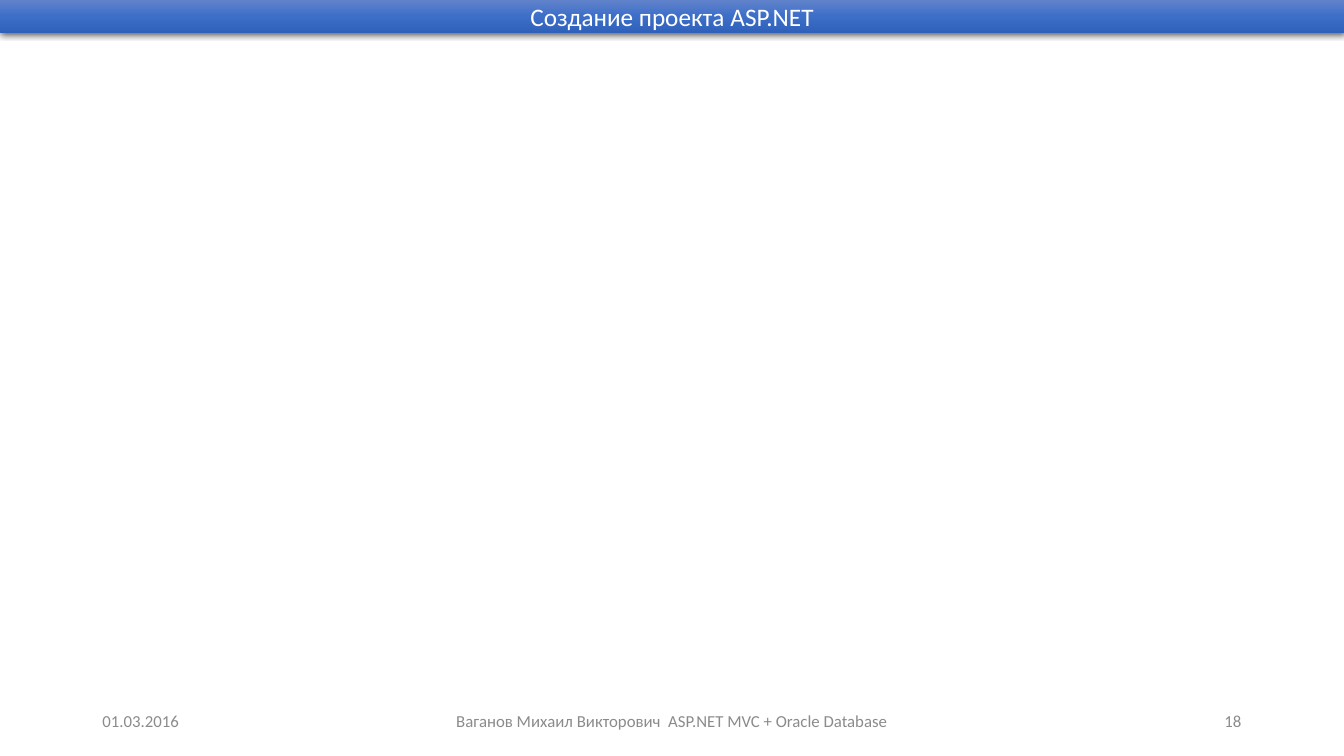
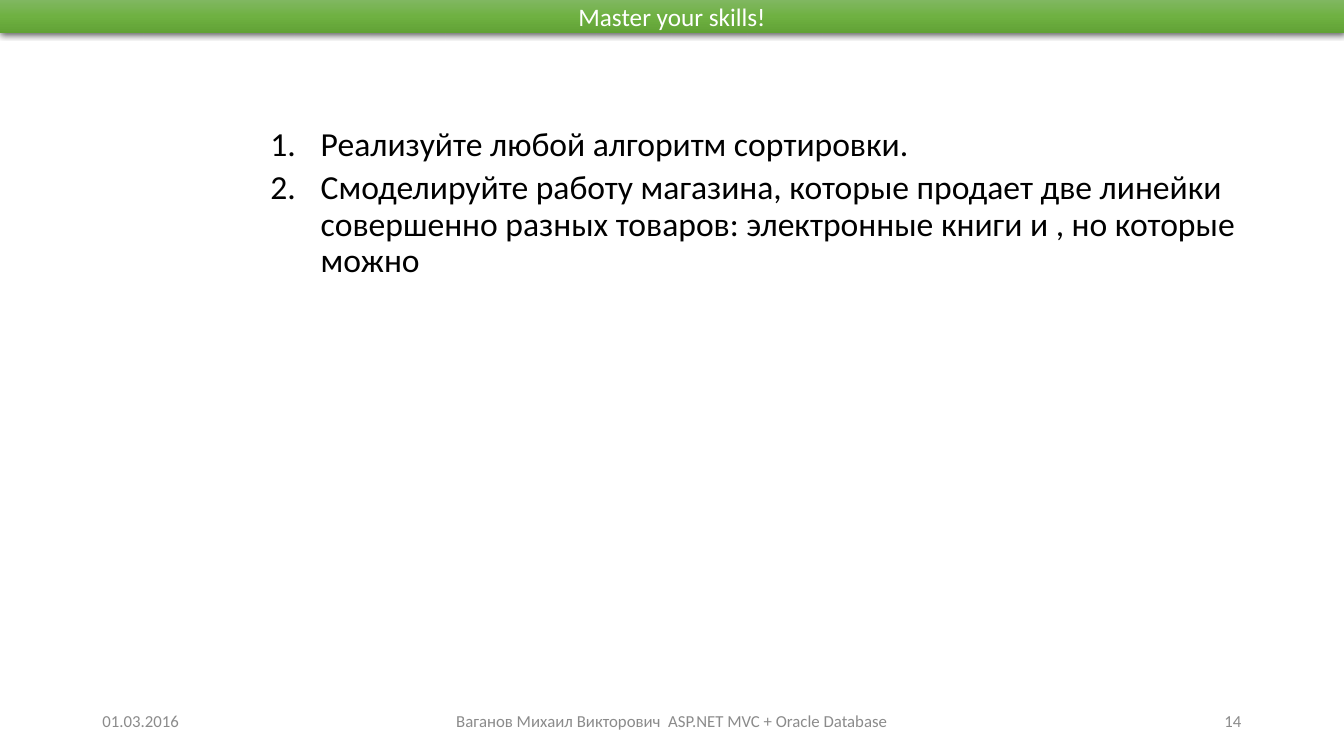
Before and after one commit to Mikhail-Vaganov/psu-applicants, a slide deck: slide 14 of Presentations/Занятие 1.pptx (slide 18 before the commit). Drawn at 1344x756 pixels with LibreOffice and Linux fonts; fonts in the diff are those of the drawing. Boxes give left, top, right and bottom in pixels: in the first picture for what was removed or moved away, otherwise in the second. Text is boxed around its words. In the diff, an @@ line names an element or a change of style, - is before the commit and + after.

```diff
--- a/Presentations/Занятие 1.pptx
+++ b/Presentations/Занятие 1.pptx
@@ rectangle "Master your skills!" at (0, 0, 1344, 32): fill gradient #6183CB to #3E70CA to #3062BB to gradient #81B861 to #6FB242 to #62A336 @@
@@ text in rectangle at (578, 8, 766, 30): text changed @@
-Создание проекта ASP.NET
+Master your skills!
@@ text added at (321, 133, 1235, 273), 24 pt, text #000000 @@
+  1. Реализуйте любой алгоритм сортировки.
+  2. Смоделируйте работу магазина, которые продает две линейки совершенно разных товаров: электронные книги и , но которые можно
@@ page number at (1224, 716, 1241, 727): text changed @@
-18
+14
```
Also in this commit, not shown: 6 other slides changed, 1 slide added, 17 slides removed, 4 other files.
